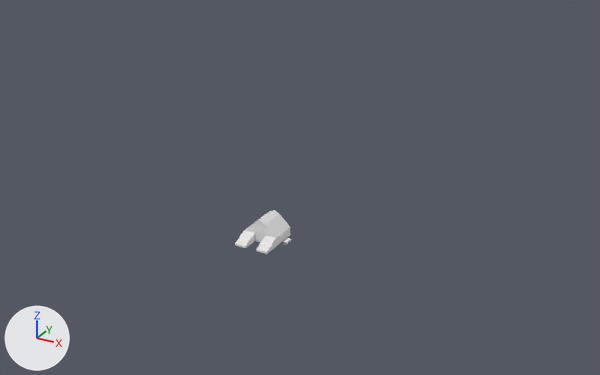
Renders of the Blender file Assets/Models/Rooms.blend from each side of a commit.
Camera for both pictures: a 50 mm camera at (84.9, -132.8, 83.3) aimed at (-4.3, 29.5, 2.2). The axes (+X, +Y, +Z) are drawn at lower left. The lights are the same throughout. The same objects are shown in both versions, whatever each file hides.

In view in the first picture: 'Crypt Entrance'.
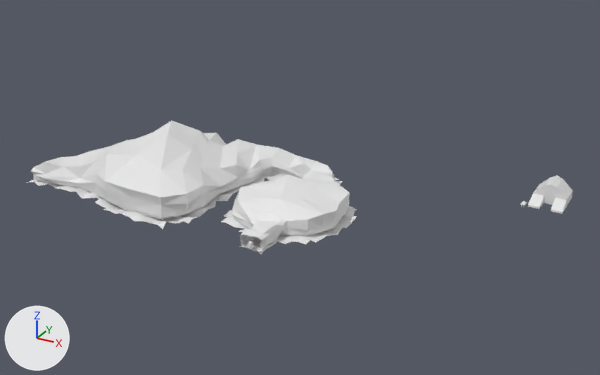
The change in detail:
Mesh me_plane_013 is new.
It has 730 vertices, 643 faces and spans x 8.9..91.5, y -0.9..46.3, z -0.9..0.9.
Mesh me_plane_003 is new.
It has 327 vertices, 634 faces and spans x -67.9..11.8, y 0.0..44.9, z -0.7..12.8.
Object 'Crypt Entrance' (ob_crypt_entrance) moves from (0.0, 0.0, 0.0) to (50.0, 50.0, 0.0).
Object 'Plane' (ob_plane) is new; it shows me_plane_013.
Its location is (-78.0, 0.0, 0.0).
Object 'Cave 00' (ob_cave_00) is new; it shows me_plane_003.
Its location is (0.0, 0.0, 0.0).

Where the change shows, as pixel boxes (x1, y1, x2, y2) in the pictures (600 x 375 px):
'Cave 00', added: after (31, 120, 350, 252)
'Plane', added: after (27, 175, 357, 254)
'Crypt Entrance', moved: before (235, 210, 290, 254); after (528, 175, 573, 214)
